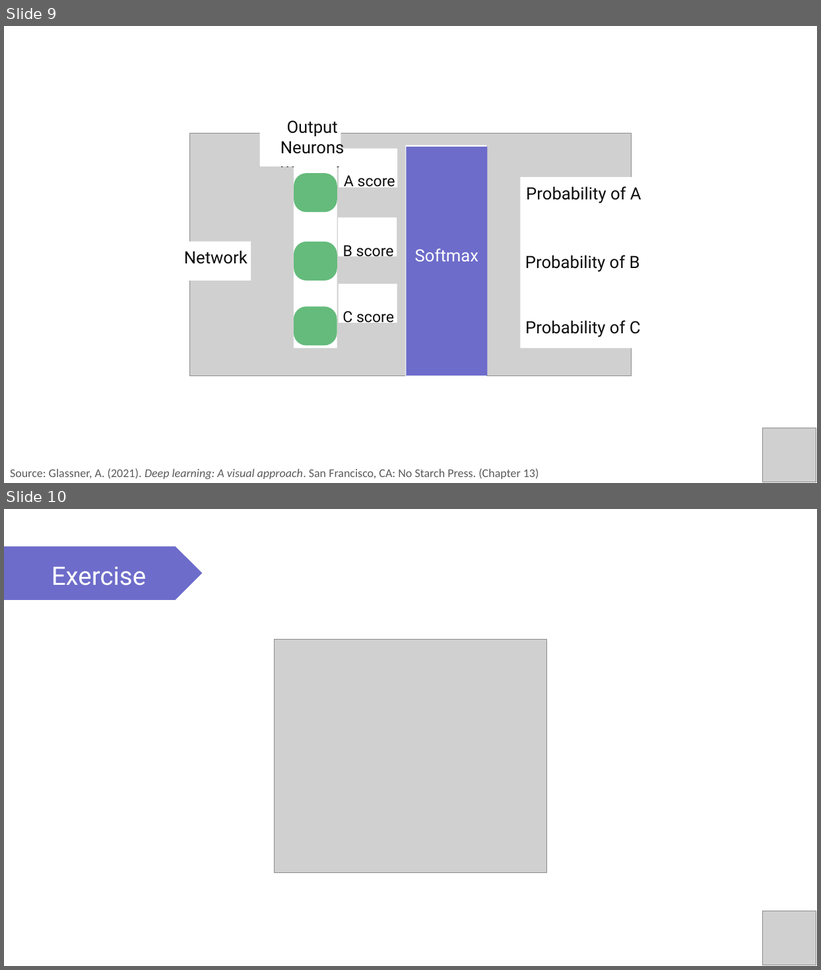
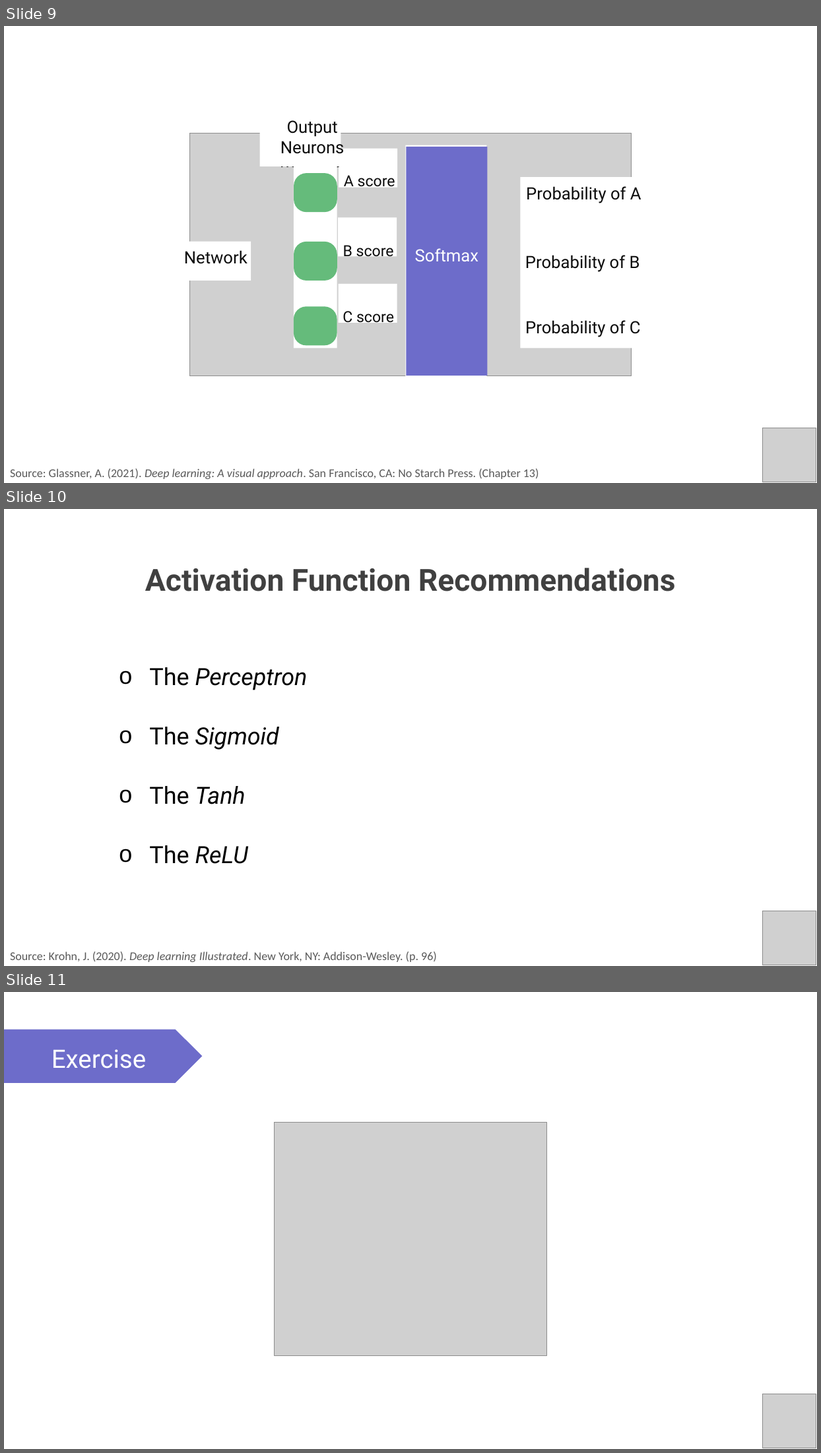
Before and after one commit to PracticumAI/deep_learning, a slide deck: presentations/02.2_activation_functions.pptx. Shown one above the other, each under a label of ours: slides 9 and 10 before the commit, slides 9, 10 and 11 after it. The pictures are 821x970 and 821x1453 pixels, drawn with LibreOffice and Linux fonts; fonts in the diff are those of the drawing; grey boxes stand for pictures. Boxes give left, top, right and bottom in pixels: in the first picture for what was removed or moved away, otherwise in the second. Text is boxed around its words. In the diff, an @@ line names an element or a change of style, - is before the commit and + after.

Commit message:
Minor presentation updates.

```diff
--- a/presentations/02.2_activation_functions.pptx
+++ b/presentations/02.2_activation_functions.pptx
@@ slide 10 added at <box>4,509,817,966</box>, background #FFFFFF @@
@@ text added at <box>145,568,676,591</box>, 36 pt, text #404040, bold @@
+Activation Function Recommendations
@@ text added at <box>149,667,308,691</box>, 28 pt, text #000000, italic @@
+o The Perceptron
@@ text added at <box>149,727,279,750</box>, 28 pt, text #000000, italic @@
+o The Sigmoid
@@ text added at <box>149,786,246,805</box>, 28 pt, text #000000, italic @@
+o The Tanh
@@ text added at <box>149,846,248,864</box>, 28 pt, text #000000, italic @@
+o The ReLU
@@ picture added at <box>763,912,816,966</box> @@
@@ text added at <box>10,952,437,962</box>, 14 pt, text #595959 @@
+Source: Krohn, J. (2020). Deep learning Illustrated. New York, NY: Addison-Wesley. (p. 96)
@@ what was slide 10 is now slide 11 @@
```
Also in this commit, not shown: 1 other file.
